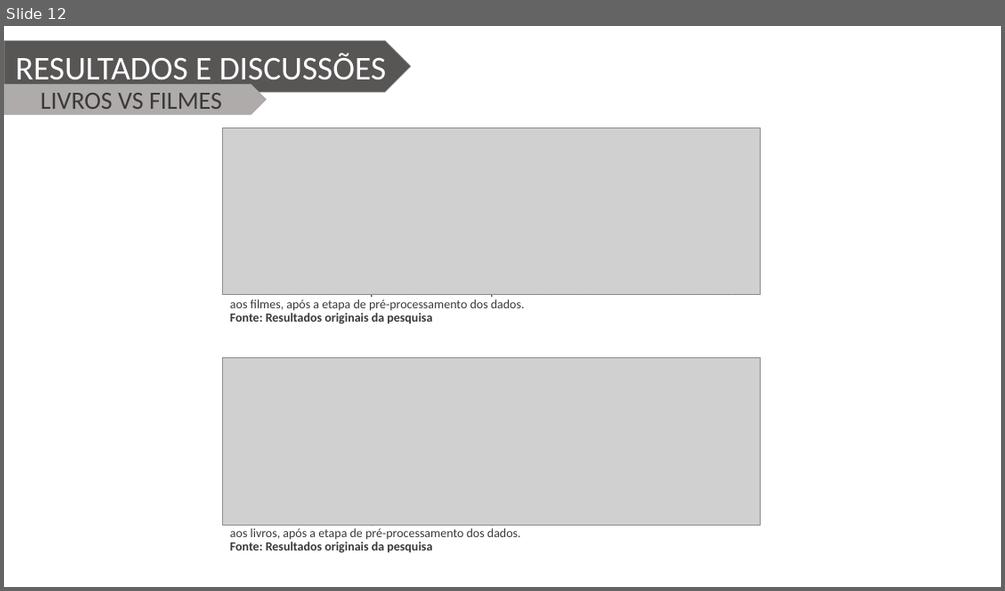
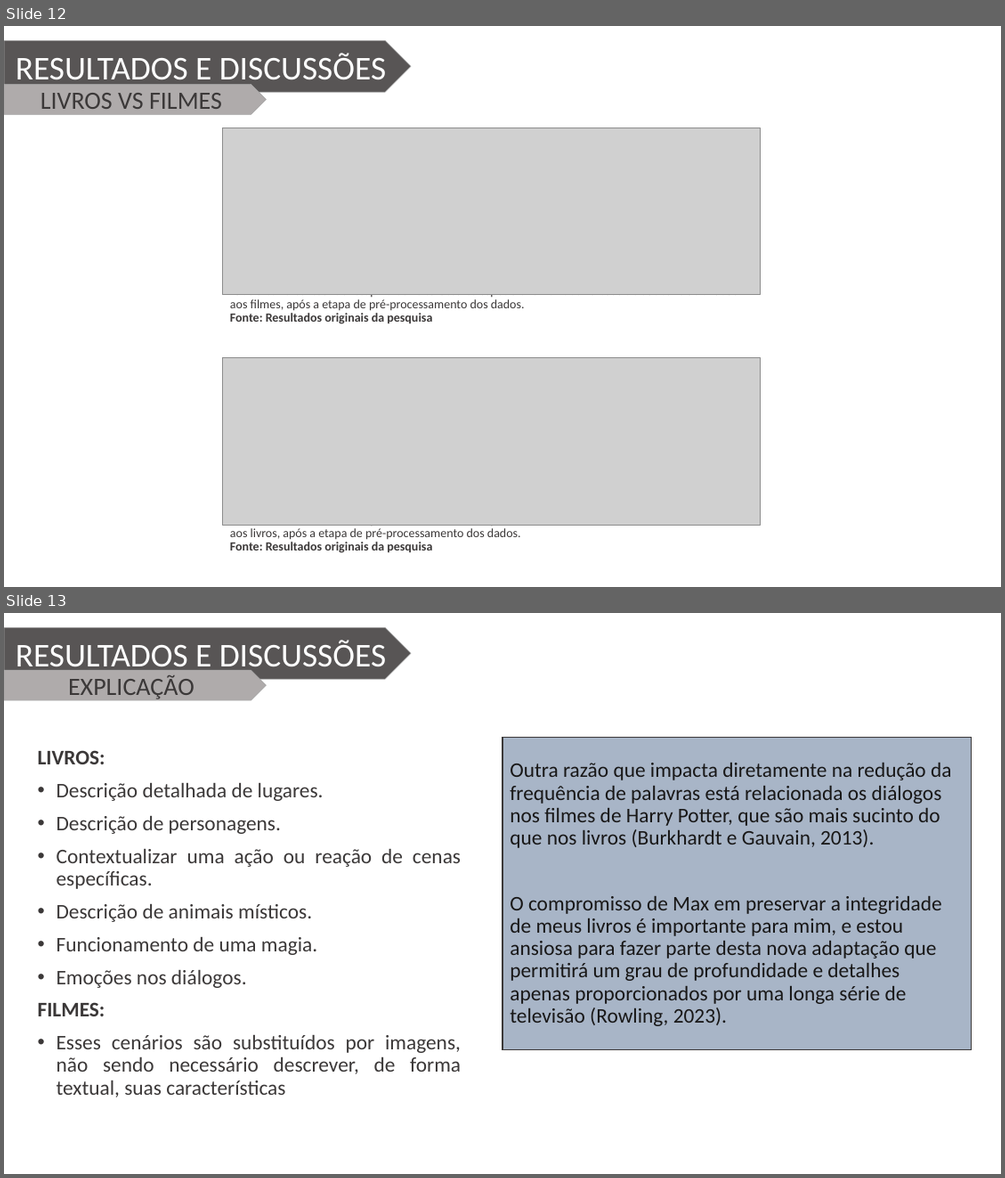
Before and after one commit to Wiryco/Natural-Language-Analysis-And-Processing, a slide deck: Apresentação/Apresentação TCC - Vinícius Andrade Lopes.pptx. Shown one above the other, each under a label of ours: slide 12 before the commit, slides 12 and 13 after it. The pictures are 1005x591 and 1005x1178 pixels, drawn with LibreOffice and Linux fonts; fonts in the diff are those of the drawing; grey boxes stand for pictures; background and template pictures are left out. Boxes give left, top, right and bottom in pixels: in the first picture for what was removed or moved away, otherwise in the second. Text is boxed around its words. In the diff, an @@ line names an element or a change of style, - is before the commit and + after.

```diff
--- a/Apresentação/Apresentação TCC - Vinícius Andrade Lopes.pptx
+++ b/Apresentação/Apresentação TCC - Vinícius Andrade Lopes.pptx
@@ slide 13 added at bbox=[4, 613, 1001, 1174], background picture (left out) @@
@@ pentagon arrow added at bbox=[4, 627, 411, 679], fill #3B3838 at 85% opacity, outline #A5A5A5 0.5 pt, 32 pt, text #FFFFFF @@
+RESULTADOS E DISCUSSÕES
@@ pentagon arrow added at bbox=[4, 670, 267, 700], fill #AFABAB, outline #A5A5A5 0.5 pt, 24 pt, text #3B3838 @@
+EXPLICAÇÃO
@@ rectangle added at bbox=[502, 737, 971, 1051], fill #8497B0 at 70% opacity, outline #3B3838 1 pt, 20 pt, text #181717 @@
+Outra razão que impacta diretamente na redução da frequência de palavras está relacionada os diálogos nos filmes de Harry Potter, que são mais sucinto do que nos livros (Burkhardt e Gauvain, 2013).
+O compromisso de Max em preservar a integridade de meus livros é importante para mim, e estou ansiosa para fazer parte desta nova adaptação que permitirá um grau de profundidade e detalhes apenas proporcionados por uma longa série de televisão (Rowling, 2023).
@@ text added at bbox=[38, 750, 461, 1097], 20 pt, text #3B3838 @@
+LIVROS:
+• Descrição detalhada de lugares.
+• Descrição de personagens.
+• Contextualizar uma ação ou reação de cenas específicas.
+• Descrição de animais místicos.
+• Funcionamento de uma magia.
+• Emoções nos diálogos.
+FILMES:
+• Esses cenários são substituídos por imagens, não sendo necessário descrever, de forma textual, suas características
```
Also in this commit, not shown: 1 slide changed, 2 other slides added, 5 other files.
